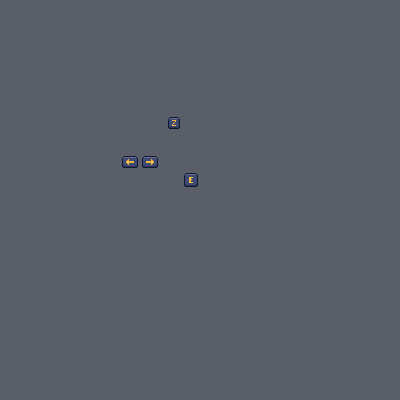
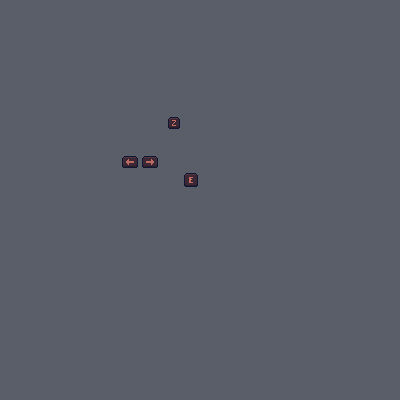
The second 400 × 400 image is a revision of the first. Changes to its layers:
painted on "KeyboardZ.png" over (169, 118, 179, 128)
painted on "KeyboardInteract.png" over (185, 174, 197, 186)
painted on "KeyboardNextTab.png" over (143, 157, 157, 167)
painted on "KeyboardPreviousTab.png" over (123, 157, 137, 167)
